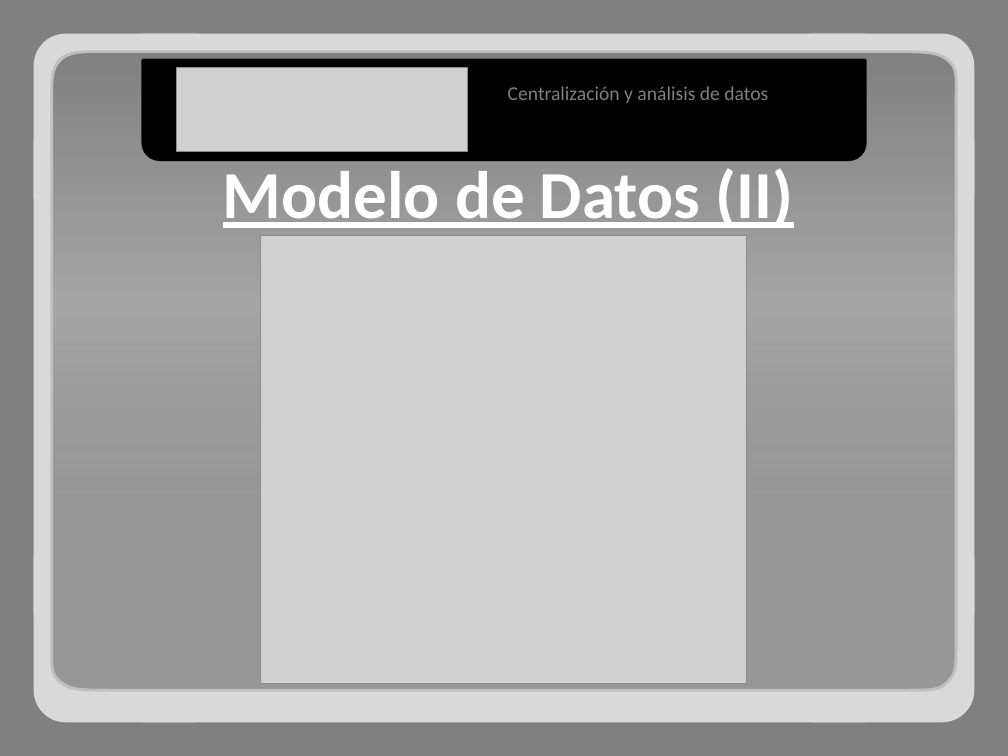
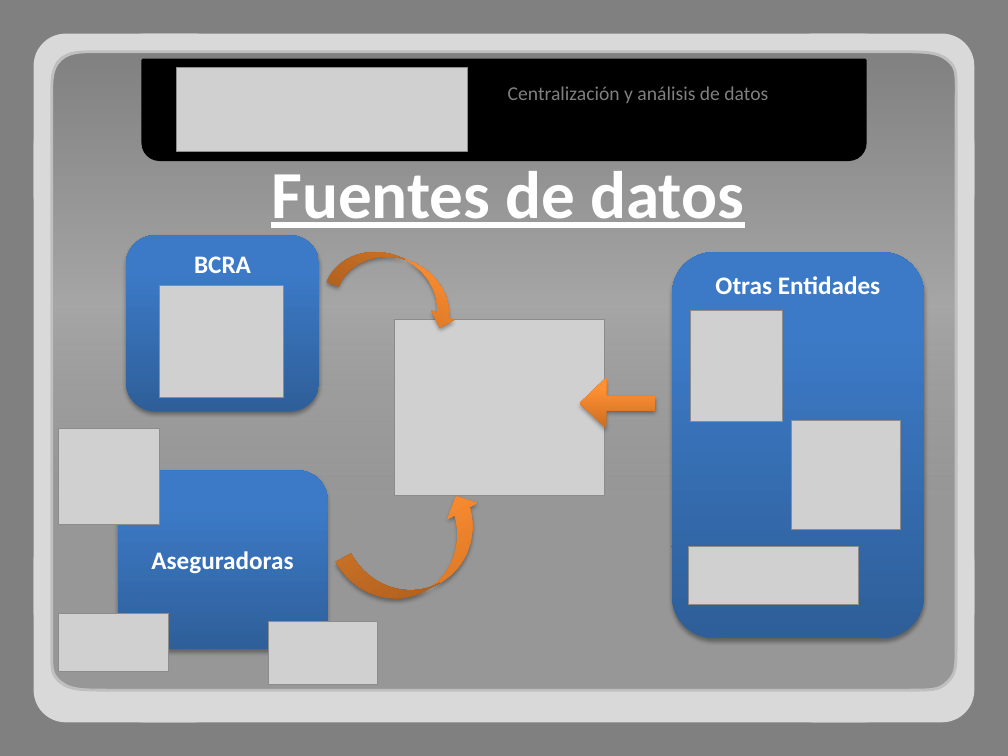
Before and after one commit to adrianachelotti/tallerdesarrollo1ero2011, a slide deck: slide 9 of Presentacion/Tecnica/Presentacion Tecnica.pptx (slide 11 before the commit). Drawn at 1008x756 pixels with LibreOffice and Linux fonts; fonts in the diff are those of the drawing; grey boxes stand for pictures. Boxes give left, top, right and bottom in pixels: in the first picture for what was removed or moved away, otherwise in the second. Text is boxed around its words. In the diff, an @@ line names an element or a change of style, - is before the commit and + after.

```diff
--- a/Presentacion/Tecnica/Presentacion Tecnica.pptx
+++ b/Presentacion/Tecnica/Presentacion Tecnica.pptx
@@ text at (271, 171, 744, 228): text changed @@
-Modelo de Datos (II)
+Fuentes de datos
@@ rounded rectangle added at (126, 235, 320, 411), fill gradient #2F5F99 to #3D7CC7 to #3A7CCB, 18 pt, text #FFFFFF, bold @@
+BCRA
@@ picture removed at (260, 235, 746, 682) @@
@@ curved down arrow added at (327, 235, 470, 332), fill gradient #CC6E20 to #FF9034 to #FF9136 @@
@@ rounded rectangle added at (672, 252, 924, 638), fill gradient #2F5F99 to #3D7CC7 to #3A7CCB, 18 pt, text #FFFFFF, bold @@
+Otras Entidades
@@ picture added at (159, 285, 283, 397) @@
@@ picture added at (395, 320, 605, 496) @@
@@ picture added at (690, 310, 783, 421) @@
@@ left arrow added at (580, 378, 655, 428), fill gradient #CC6E20 to #FF9034 to #FF9136 @@
@@ picture added at (58, 428, 159, 525) @@
@@ picture added at (791, 420, 900, 529) @@
@@ rounded rectangle added at (118, 471, 328, 649), fill gradient #2F5F99 to #3D7CC7 to #3A7CCB, 18 pt, text #FFFFFF, bold @@
+Aseguradoras
@@ curved up arrow added at (336, 488, 504, 622), fill gradient #CC6E20 to #FF9034 to #FF9136 @@
@@ line added from (671, 546) to (774, 605), #4B7EBC 0.75 pt @@
@@ picture added at (688, 546, 858, 605) @@
@@ line added from (774, 605) to (813, 546), #4B7EBC 0.75 pt @@
@@ picture added at (58, 613, 168, 671) @@
@@ picture added at (269, 622, 378, 684) @@
```
Also in this commit, not shown: 9 other slides changed, 2 slides removed, 1 other file.
